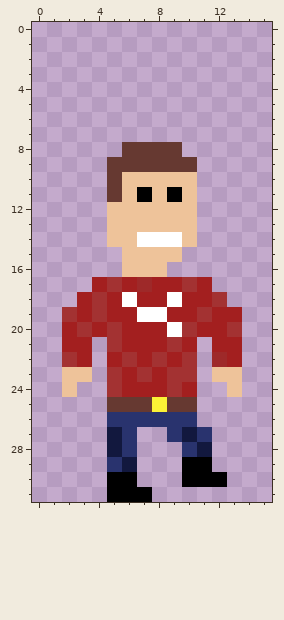
Pixel-art sprite: sredstva/vegovec/hoja/hoja2.png. The first picture shows the starting point.
The file is 16x32 pixels.
The same view after the edit:
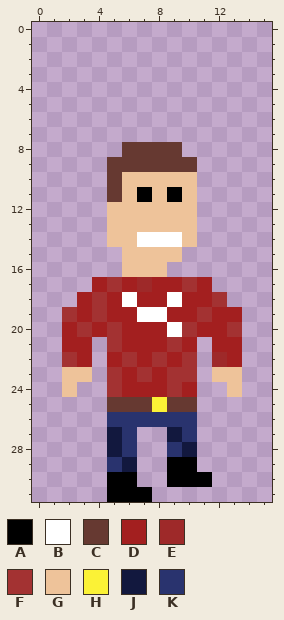
Palette (. is transparent): A #000000  B #ffffff  C #663931  D #a31f1f  E #9e2929  F #a33232  G #eec39a  H #fbf236  J #12183e  K #29336e
Difference:
The edit adds colour A in rows 29 to 30 at x 9.
Colour K gives way to colour J in row 27 at x 9; in row 28 at x 10.
The edit adds colour K in row 28 at x 9.
Colour J gives way to colour K in row 27 at x 10.
Colour A is removed in row 29 at x 11; in row 30 at x 12.
Colour J is removed in row 28 at x 11.
Colour K is removed in row 27 at x 11.
